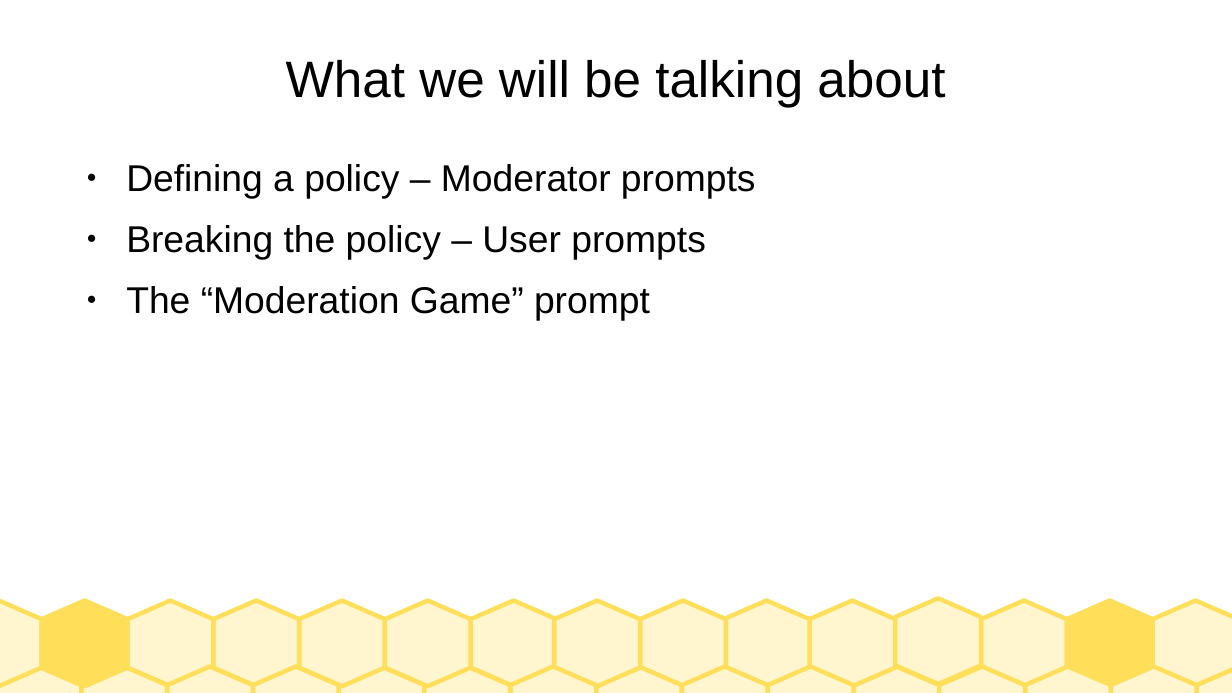
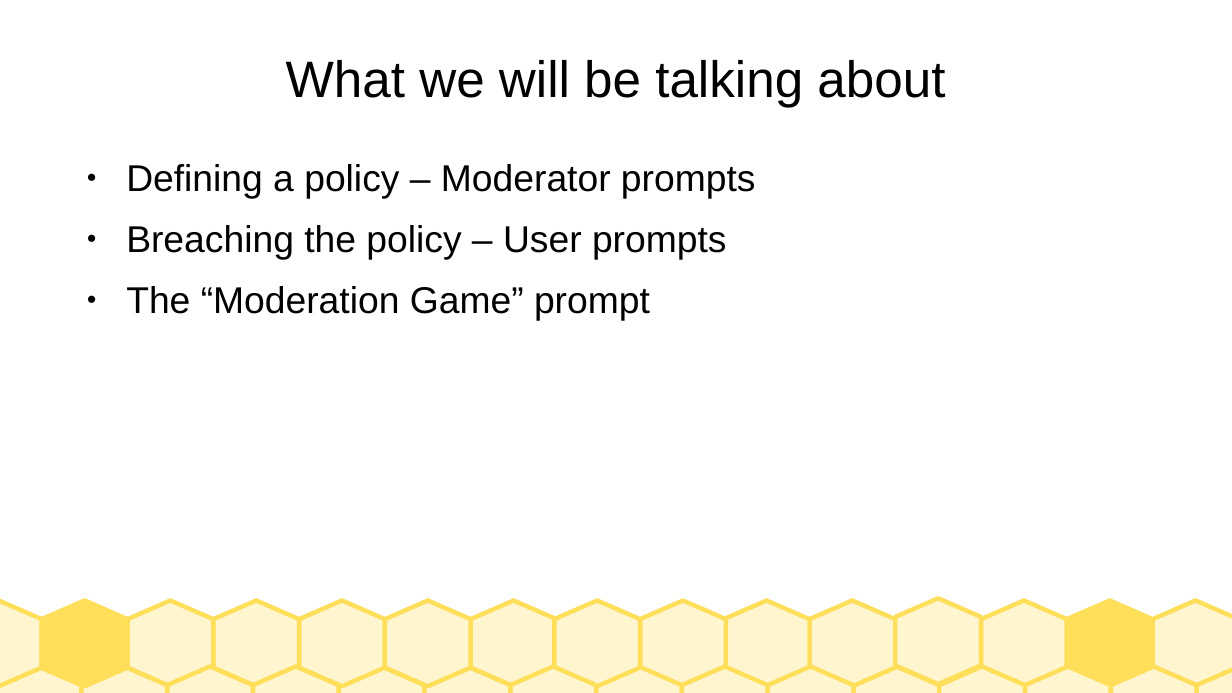
Before and after one commit to dimits-ts/llm_moderation_research, a slide deck: slide 2 of presentations/prompts.odp. Drawn at 1232x693 pixels with LibreOffice and Linux fonts; fonts in the diff are those of the drawing. Boxes give left, top, right and bottom in pixels: in the first picture for what was removed or moved away, otherwise in the second. Text is boxed around its words. In the diff, an @@ line names an element or a change of style, - is before the commit and + after.

Commit message:
refactor prompts presentation

```diff
--- a/presentations/prompts.odp
+++ b/presentations/prompts.odp
@@ text at box(126, 225, 727, 260): text changed @@
-● Breaking the policy – User prompts
+● Breaching the policy – User prompts
```
Also in this commit, not shown: 8 other slides changed.
